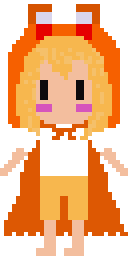
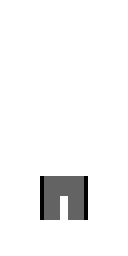
Before/after of a 128 × 256 layered artwork. What changed in the layer stack:
hid "头", painted on it over [16, 36, 112, 140]
added group "裤子" (1st of 2) with 2 layers above "衣服" over [40, 176, 88, 220]
added layer "黑色短西裤" in group "裤子" over [40, 176, 88, 220]
hid "裤子" (2nd of 2, in "裤子"), moved it into group "裤子" over [40, 176, 88, 220]
added group "衣服" with 2 layers above "右脚" over [40, 120, 88, 140]
hid "上衣", moved it into group "衣服" over [40, 120, 88, 140]
hid "右脚", painted on it over [36, 200, 56, 256]
hid "左脚", painted on it over [64, 200, 84, 256]
hid "左手" over [0, 128, 40, 176]
hid "右手" over [88, 128, 128, 176]
hid "披风", painted on it over [4, 4, 128, 236]
